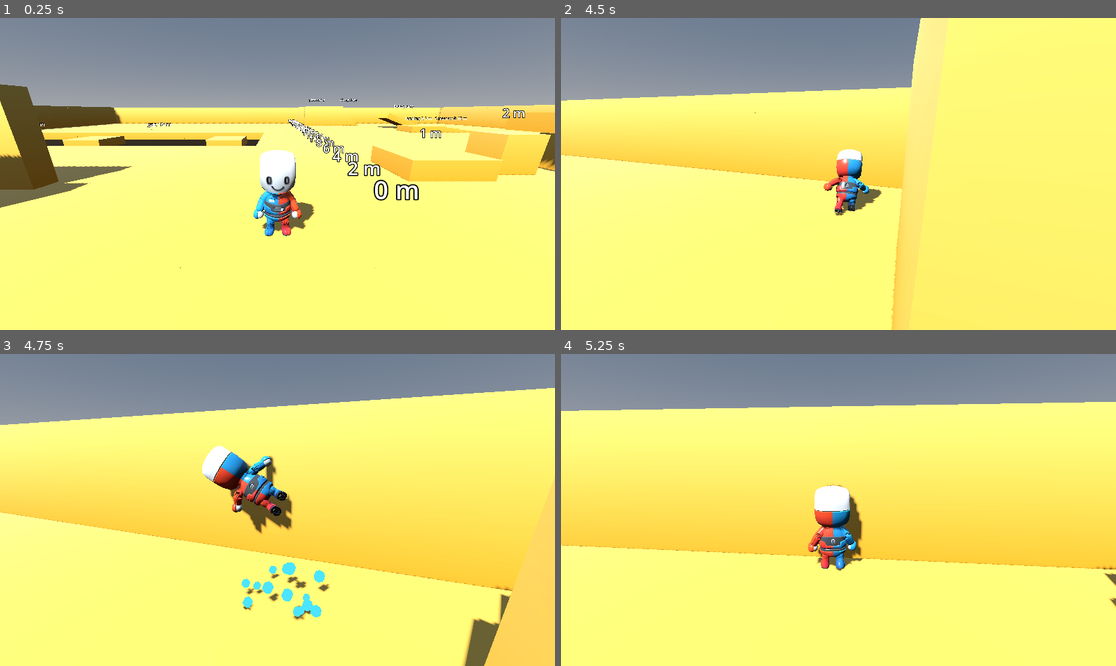
Above: before the commit, frames 1-4 (two rows, left to right).
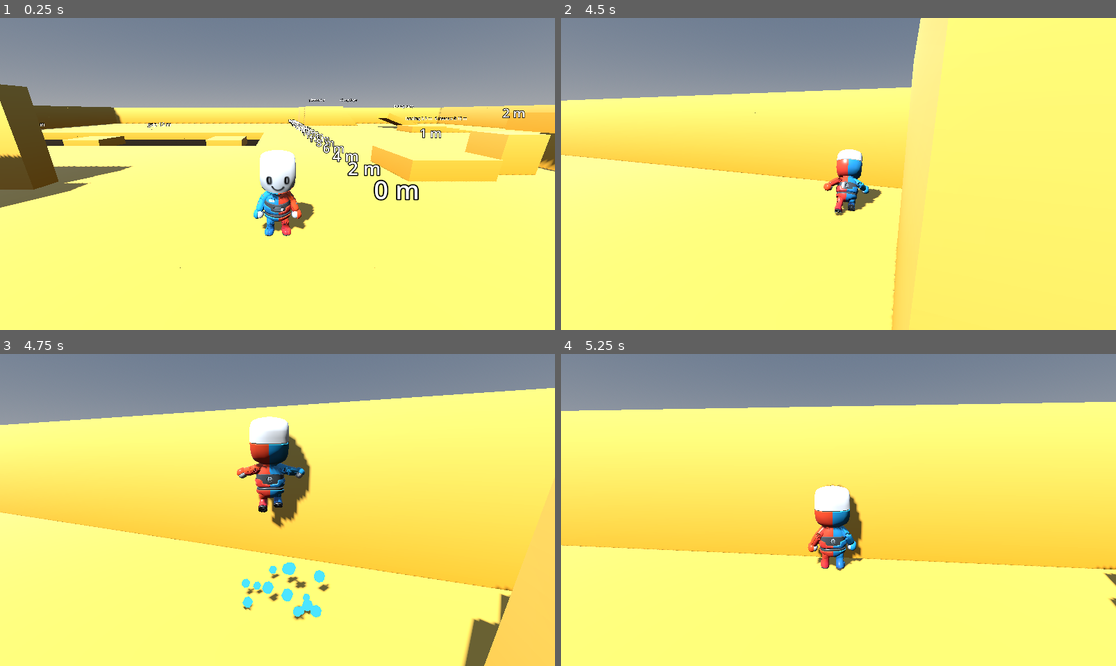
Above: after the commit, the same moments.

Repository: bistlaudio/Attimo
Game: Godot game, scene res://scenes/test/movement_gym.tscn
Two runs of this game, one before a commit and one after it. Both use one fixed random seed, a clock stepped at 60 frames per second and the inputs below.
Inputs (mouse positions are in pixels of both pictures, inside the frame that each line leads up to):
- Up to frame 1 (0.25 s): no input
- Up to frame 2 (4.5 s): tap Enter at 0.5 s; move the mouse to (866, 174) at 0.52 s; hold Right mouse button (aim) 0.53-1.28 s; hold W (move_forward) from 0.53 s (still down); click (866, 174) at 0.67 s; tap Space (jump) at 0.77, 1.07, 1.52, 1.55, 1.82, 3.02, 3.32, 3.77, 3.8, 4.07 s; tap Shift (dash) at 0.8, 1.35, 3.05, 4.35 s; move the mouse to (810, 174) at 1.27 s; move the mouse to (849, 167) at 2.02 s; hold Space (jump) 2.03-2.78 s; right-click (849, 167) at 2.3 s; move the mouse to (832, 180) at 2.77 s; right-click (832, 180) at 2.85 s; click (832, 180) at 2.92 s; move the mouse to (877, 177) at 3.52 s; hold Middle mouse button (camera_recenter) 3.53-4.28 s; move the mouse to (794, 170) at 4.27 s
- Up to frame 3 (4.75 s): keep holding W (move_forward); tap Space (jump) at 4.52 s; right-click (233, 506) at 4.55 s
- Up to frame 4 (5.25 s): keep holding W (move_forward); tap Space (jump) at 4.82 s; move the mouse to (844, 510) at 5.02 s; hold Shift (dash) from 5.03 s (still down); tap E (interact) at 5.1 s; click (844, 510) at 5.17 s

Frames 1-2 are identical in both runs. In frame 3, 4.2% of the frame differs, in the area x 36-57%, y 20-58%; in frame 4, nothing differs.

Commit message:
fix(quick-261118-okz): remove long-jump stretch lean, dash lean eases out into upright long jump
- ProceduralPose: only a ground dash leans (dash_lean_deg); the dash hop eases the lean to 0 over lean_out_time
- MovementConfig: stretch_lean_deg removed, lean_in/out_time now relative to dash_lean_deg
- test_procedural_pose: stretch scenario replaced by hop-upright scenario, nesting check uses a synthetic lean
- docs: ANIMATION-MAP and MOVEMENT-METRICS updated

Co-Authored-By: Claude Sonnet 5.5 <noreply@anthropic.com>

Diff:
--- a/attimo/scripts/player/movement_config.gd
+++ b/attimo/scripts/player/movement_config.gd
@@ -99,13 +99,11 @@
 @export_group("Pose")
 ## Forward lean of the body during a ground dash in degrees (D-01); raise it for a harder lean into the dash.
 @export_range(0.0, 45.0, 0.5) var dash_lean_deg: float = 20.0
-## Held lean of the body through a long jump in degrees (D-04); raise it for a longer stretch.
-@export_range(0.0, 85.0, 0.5) var stretch_lean_deg: float = 60.0
 ## Share of the lean kept while aiming (03-01 checkpoint item 3); raise it for a stronger lean in aim mode.
 @export_range(0.0, 1.0, 0.05) var aim_lean_scale: float = 0.5
-## Seconds the lean takes to build up from upright to the stretch lean; lower it for a snappier lean.
+## Seconds the lean takes to build up from upright to the dash lean; lower it for a snappier lean.
 @export_range(0.01, 0.5, 0.01) var lean_in_time: float = 0.05
-## Seconds the lean takes to ease out from the stretch lean to upright; raise it for a slower recovery.
+## Seconds the lean takes to ease out from the dash lean to upright, also when a dash hands over to a long jump; raise it for a slower recovery.
 @export_range(0.01, 0.5, 0.01) var lean_out_time: float = 0.12
 ## Seconds before the predicted touchdown at which the Jump 3 pirouette is finished; raise it for an earlier finish.
 @export_range(0.0, 0.3, 0.01) var pirouette_lead_time: float = 0.08
--- a/attimo/scripts/player/procedural_pose.gd
+++ b/attimo/scripts/player/procedural_pose.gd
@@ -1,8 +1,9 @@
 class_name ProceduralPose
 extends Node
-## Code-driven body motion the animation kit has no clip for (MOVE-09): the forward lean of a ground dash that flows
-## into the held stretch of a long jump (D-01, D-04), and the single pirouette of Jump 3 and of long jump stage 3
-## (D-05, D-07). An air dash adds no lean (D-02). It is presentation only: it reads the FSM and the player, writes
+## Code-driven body motion the animation kit has no clip for (MOVE-09): the forward lean of a ground dash (D-01) that
+## eases back to upright when the dash hands over to a long jump, and the single pirouette of Jump 3 and of long jump
+## stage 3 (D-05, D-07). An air dash adds no lean (D-02). The held long-jump stretch lean of D-04 was dropped after the
+## Phase 3 gym check: at 60 degrees the body lay almost horizontal in the air (quick task 261118-okz). It is presentation only: it reads the FSM and the player, writes
 ## nothing back and never delays any input.
 ##
 ## The pose is written on the Mannequin child of VisualRoot, not on VisualRoot itself (DEV-01, confirmed by the
@@ -12,9 +13,9 @@
 ## _physics_process only (the Player is interpolated, so a write in _process would jitter or be ignored).
 ## Easing is hand-written with move_toward.
 ##
-## Lean: the angle eases toward a target per state (ground dash: dash_lean_deg, long jump and the flight that follows it
-## until landing: stretch_lean_deg, otherwise 0) at stretch_lean_deg per lean_in_time when it grows and per
-## lean_out_time when it shrinks. It always eases from where it is, so Dash into LongJump has no dip (D-04). The lean
+## Lean: the angle eases toward a target per state (ground dash: dash_lean_deg, otherwise 0) at dash_lean_deg per
+## lean_in_time when it grows and per lean_out_time when it shrinks. It always eases from where it is, so Dash into
+## LongJump (the dash hop) eases the lean back to upright with no pop and the long jump itself stays upright. The lean
 ## target is scaled by aim_lean_scale while aiming (03-01 checkpoint item 3).
 ##
 ## Pirouette: a spin of one full turn about the vertical axis. A closed-loop rate (the remaining angle over the
@@ -27,6 +28,8 @@
 const SPIN_DONE_EPSILON: float = 0.02
 ## Smallest divisor of the spin rate in seconds (T-03-10: the closed loop never divides by a vanishing time).
 const MIN_SPIN_TIME: float = 0.05
+## Smallest lean in degrees the ease rate is scaled by, so a dash_lean_deg of 0 never gives a zero rate.
+const MIN_LEAN_REFERENCE_DEG: float = 1.0
 
 @export var player: PlayerController
 @export var mannequin: Node3D
@@ -47,7 +50,6 @@
 
 var _machine: StateMachine
 var _written_identity: bool = true
-var _stretch: bool = false
 var _takeoff_y: float = 0.0
 var _finishing: bool = false
 var _finish_rate: float = 0.0
@@ -62,8 +64,6 @@
 ## Starts the pirouette of Jump 3 and of long jump stage 3 unless aim is held (DEV-03). The stage was set by the
 ## state's enter, which runs before the signal.
 func _on_state_changed(_from_state: StringName, to_state: StringName) -> void:
-	if to_state == &"LongJump":
-		_stretch = true
 	var pirouette_jump: bool = (to_state == &"Jump" and player.chain_stage == 3) or (to_state == &"LongJump" and player.long_jump_stage == 3)
 	if pirouette_jump and not player.aiming:
 		spinning = true
@@ -78,7 +78,7 @@
 	var target: float = deg_to_rad(_lean_target_deg(config))
 	if player.aiming:
 		target *= config.aim_lean_scale
-	var full: float = deg_to_rad(config.stretch_lean_deg)
+	var full: float = deg_to_rad(maxf(config.dash_lean_deg, MIN_LEAN_REFERENCE_DEG))
 	var time: float = config.lean_in_time if target > lean_angle else config.lean_out_time
 	lean_angle = move_toward(lean_angle, target, full / time * delta)
 	_update_axis()
@@ -101,20 +101,12 @@
 	return spin * lean
 
 
-## Lean target in degrees for the current state: a ground dash leans, a long jump and the flight after it stretch until
-## landing, an air dash and everything else are upright (D-02).
+## Lean target in degrees for the current state: only a ground dash leans. An air dash, the long jump that follows a
+## dash and everything else are upright (D-02).
 func _lean_target_deg(config: MovementConfig) -> float:
-	var state_name: StringName = _machine.current.name
-	if state_name == &"Dash":
-		if bool(_machine.current.get(&"in_air")):
-			_stretch = false
-			return 0.0
-		return config.dash_lean_deg
-	if state_name == &"LongJump":
-		_stretch = true
-	elif _stretch and player.is_grounded():
-		_stretch = false
-	return config.stretch_lean_deg if _stretch else 0.0
+	if _machine.current.name != &"Dash" or bool(_machine.current.get(&"in_air")):
+		return 0.0
+	return config.dash_lean_deg
 
 
 ## True while the running state is a Dash that started in the air.
--- a/attimo/tests/smoke/test_procedural_pose.gd
+++ b/attimo/tests/smoke/test_procedural_pose.gd
@@ -1,7 +1,7 @@
 extends RefCounted
 ## MOVE-09 / D-01 / D-04 / D-05 / D-07: ProceduralPose writes a lean and a spin onto the Mannequin child of VisualRoot
 ## inside the physics tick (DEV-01). A ground dash leans the body toward the dash direction about the hip pivot and the
-## lean flows into the held long-jump stretch without a dip; an air dash does not lean; Jump 3 and long jump stage 3
+## lean eases back to upright when the dash hands over to a long jump (no stretch lean); an air dash does not lean; Jump 3 and long jump stage 3
 ## spin once and finish before touchdown; with aim held at take-off no pirouette starts, and an aim press or an air
 ## dash during a pirouette finishes it cleanly (DEV-03). Every expectation derives from player.config. Actions are
 ## released and the tick rate stays at 60 before nodes are freed.
@@ -17,6 +17,7 @@
 const SPIN_SEEN_MIN: float = 5.5
 const STEP_EPSILON: float = 1e-4
 const MID_FLIGHT_TICKS: int = 6
+const SYNTHETIC_LEAN: float = 0.6
 
 var _floor: StaticBody3D
 ## Mutable state of the per-tick callbacks (lambdas copy plain variables, a Dictionary is shared).
@@ -26,7 +27,7 @@
 func run(tree: SceneTree, check: Callable) -> void:
 	Engine.physics_ticks_per_second = TPS
 	await _scenario_rest_and_dash_lean(tree, check)
-	await _scenario_stretch_continuity(tree, check)
+	await _scenario_hop_upright(tree, check)
 	await _scenario_air_dash_upright(tree, check)
 	await _scenario_jump_chain_spin(tree, check)
 	await _scenario_cut_jump_3(tree, check)
@@ -226,9 +227,10 @@
 	return true
 
 
-# D-04: Dash -> long jump keeps the lean continuous into the held stretch, the stretch holds through Fall until
-# landing and eases out afterwards.
-func _scenario_stretch_continuity(tree: SceneTree, check: Callable) -> void:
+# Quick task 261118-okz: Dash -> long jump eases the dash lean back to upright (no held stretch lean). The lean never
+# grows past dash_lean_deg, never grows again once the long jump started, is 0 within lean_out_time plus a few ticks
+# after the hand-over and stays 0 through the flight and Fall until landing.
+func _scenario_hop_upright(tree: SceneTree, check: Callable) -> void:
 	var player: PlayerController = await _begin(tree)
 	var config: MovementConfig = player.config
 	var pose: ProceduralPose = _pose(player)
@@ -237,30 +239,31 @@
 	Fixtures.send_action_event(&"jump", true)
 	Fixtures.send_action_event(&"dash", false)
 	var rows: Array[Dictionary] = await _flight(tree, player, true)
-	var step: float = deg_to_rad(config.stretch_lean_deg) / config.lean_in_time / float(TPS)
-	var biggest_step: float = 0.0
-	var dipped: bool = false
-	var reached_stretch: bool = false
-	var held_in_fall: bool = false
-	for i: int in rows.size():
-		var lean: float = float(rows[i].lean)
-		if i > 0:
-			var change: float = lean - float(rows[i - 1].lean)
-			if not reached_stretch:
-				biggest_step = maxf(biggest_step, absf(change))
-				dipped = dipped or change < -STEP_EPSILON
-		if absf(rad_to_deg(lean) - config.stretch_lean_deg) < LEAN_TOLERANCE_DEG:
-			reached_stretch = true
-		if rows[i].state == &"Fall" and not bool(rows[i].grounded) and absf(rad_to_deg(lean) - config.stretch_lean_deg) < LEAN_TOLERANCE_DEG:
-			held_in_fall = true
-	check.call(biggest_step <= step + STEP_EPSILON, "(s1) the lean change per tick never exceeds the ease-in step (%.4f of %.4f rad)" % [biggest_step, step])
-	check.call(not dipped, "(s1) the lean never dips below the dash lean on the way to the stretch (D-04)")
-	check.call(reached_stretch, "(s1) the lean reaches stretch_lean_deg %.0f during the long jump" % config.stretch_lean_deg)
-	check.call(held_in_fall, "(s1) the stretch is held after LongJump turns into Fall, until landing")
-	var out_budget: int = int(ceil(config.stretch_lean_deg / config.stretch_lean_deg * config.lean_out_time * float(TPS))) + OUT_EXTRA_TICKS
-	var upright: int = await Fixtures.wait_until(tree, func() -> bool: return pose.lean_angle == 0.0, out_budget)
-	check.call(upright >= 0, "(s1) the stretch eases out after landing within %d ticks (got %.2f deg)" % [out_budget, rad_to_deg(pose.lean_angle)])
-	check.call(not _any_spinning(rows), "(s1) long jump stage 1 only stretches, it does not spin (D-05)")
+	var entry: int = _first_state(rows, &"LongJump")
+	check.call(entry >= 0, "(s1) the dash plus jump became a long jump")
+	var peak: float = _max_of(rows, "lean")
+	check.call(rad_to_deg(peak) <= config.dash_lean_deg + LEAN_TOLERANCE_DEG, "(s1) the lean never exceeds dash_lean_deg %.1f (peak %.2f deg)" % [config.dash_lean_deg, rad_to_deg(peak)])
+	if entry >= 0:
+		var grew: bool = false
+		for i: int in range(entry + 1, rows.size()):
+			grew = grew or float(rows[i].lean) > float(rows[i - 1].lean) + STEP_EPSILON
+		check.call(not grew, "(s1) the lean only eases out once the long jump started")
+		var out_budget: int = int(ceil(config.lean_out_time * float(TPS))) + OUT_EXTRA_TICKS
+		var upright_row: int = -1
+		for i: int in range(entry, rows.size()):
+			if float(rows[i].lean) == 0.0:
+				upright_row = i
+				break
+		check.call(upright_row >= 0 and upright_row - entry <= out_budget, "(s1) the lean is 0 within lean_out_time plus %d ticks after the hand-over (row %d of budget %d)" % [OUT_EXTRA_TICKS, upright_row - entry, out_budget])
+		var stays_upright: bool = upright_row >= 0
+		var airborne_upright_rows: int = 0
+		for i: int in range(maxi(upright_row, 0), rows.size()):
+			stays_upright = stays_upright and float(rows[i].lean) == 0.0
+			if not bool(rows[i].grounded):
+				airborne_upright_rows += 1
+		check.call(stays_upright and airborne_upright_rows > 0, "(s1) the body stays upright through the rest of the flight and Fall (%d airborne rows)" % airborne_upright_rows)
+	check.call(pose.lean_angle == 0.0, "(s1) the lean is 0 at landing (got %.2f deg)" % rad_to_deg(pose.lean_angle))
+	check.call(not _any_spinning(rows), "(s1) long jump stage 1 does not spin (D-05)")
 	check.call(_all_finite(rows), "(s1) every written Mannequin basis is finite")
 	await _end(player)
 
@@ -330,7 +333,7 @@
 	await _end(player)
 
 
-# D-05: long jump stages 1 and 2 only stretch, stage 3 spins; the nesting switch changes the written basis.
+# D-05: long jump stages 1 and 2 do not spin, stage 3 spins; the nesting switch changes the written basis.
 func _scenario_long_jump_stages(tree: SceneTree, check: Callable) -> void:
 	var player: PlayerController = await _begin(tree)
 	var pose: ProceduralPose = _pose(player)
@@ -341,23 +344,27 @@
 	var hop_3: Dictionary = await _hop(tree, player, _compare_nesting.bind(pose))
 	check.call(hop_1.started and hop_2.started and hop_3.started, "(l1) all three dash jumps became long jumps")
 	check.call(hop_1.stage == 1 and hop_2.stage == 2 and hop_3.stage == 3, "(l1) the stages are 1, 2, 3 (got %d, %d, %d)" % [hop_1.stage, hop_2.stage, hop_3.stage])
-	check.call(not _any_spinning(hop_1.rows) and not hop_1.entry_spinning and not _any_spinning(hop_2.rows) and not hop_2.entry_spinning, "(l1) long jump stages 1 and 2 only stretch (D-05)")
+	check.call(not _any_spinning(hop_1.rows) and not hop_1.entry_spinning and not _any_spinning(hop_2.rows) and not hop_2.entry_spinning, "(l1) long jump stages 1 and 2 do not spin (D-05)")
 	check.call(hop_3.entry_spinning and _max_of(hop_3.rows, "spin") > SPIN_SEEN_MIN, "(l2) stage 3 spins from its entry tick, max spin %.2f rad" % _max_of(hop_3.rows, "spin"))
 	var done: bool = not pose.spinning and pose.spin_angle == 0.0
 	check.call(done or await _completes_by_touchdown(tree, player), "(l2) the stage 3 spin is complete by touchdown")
-	check.call(bool(_scratch.compared) and bool(_scratch.differs), "(l3) spin_about_body_axis true and false give different Mannequin bases for the same lean and spin")
+	check.call(bool(_scratch.compared) and bool(_scratch.differs), "(l3) spin_about_body_axis true and false give different Mannequin bases for the same spin and a synthetic lean")
 	check.call(bool(_scratch.finite) and _all_finite(hop_3.rows), "(l3) every written basis is finite")
 	await _end(player)
 
 
-## Per-tick hook: once during the spin with a lean, compares both nestings for the same lean and spin.
-func _compare_nesting(_tick: int, rows: Array[Dictionary], pose: ProceduralPose) -> void:
-	if bool(_scratch.compared) or not pose.spinning or pose.lean_angle < 0.5 or pose.spin_angle < 1.0 or pose.spin_angle > 5.0:
+## Per-tick hook: once during the spin, compares both nestings for the same spin with a synthetic lean (the long jump
+## itself is upright, so the lean is set for the comparison and restored).
+func _compare_nesting(_tick: int, _rows: Array[Dictionary], pose: ProceduralPose) -> void:
+	if bool(_scratch.compared) or not pose.spinning or pose.spin_angle < 1.0 or pose.spin_angle > 5.0:
 		return
+	var real_lean: float = pose.lean_angle
+	pose.lean_angle = SYNTHETIC_LEAN
 	var corkscrew: Basis = pose.pose_basis()
 	pose.spin_about_body_axis = not pose.spin_about_body_axis
 	var other: Basis = pose.pose_basis()
 	pose.spin_about_body_axis = not pose.spin_about_body_axis
+	pose.lean_angle = real_lean
 	_scratch.compared = true
 	_scratch.differs = not corkscrew.is_equal_approx(other)
 	_scratch.finite = corkscrew.x.is_finite() and corkscrew.y.is_finite() and corkscrew.z.is_finite() and other.x.is_finite() and other.y.is_finite() and other.z.is_finite()
Not shown, changed: docs/ANIMATION-MAP.md
Not shown, changed: docs/MOVEMENT-METRICS.md
